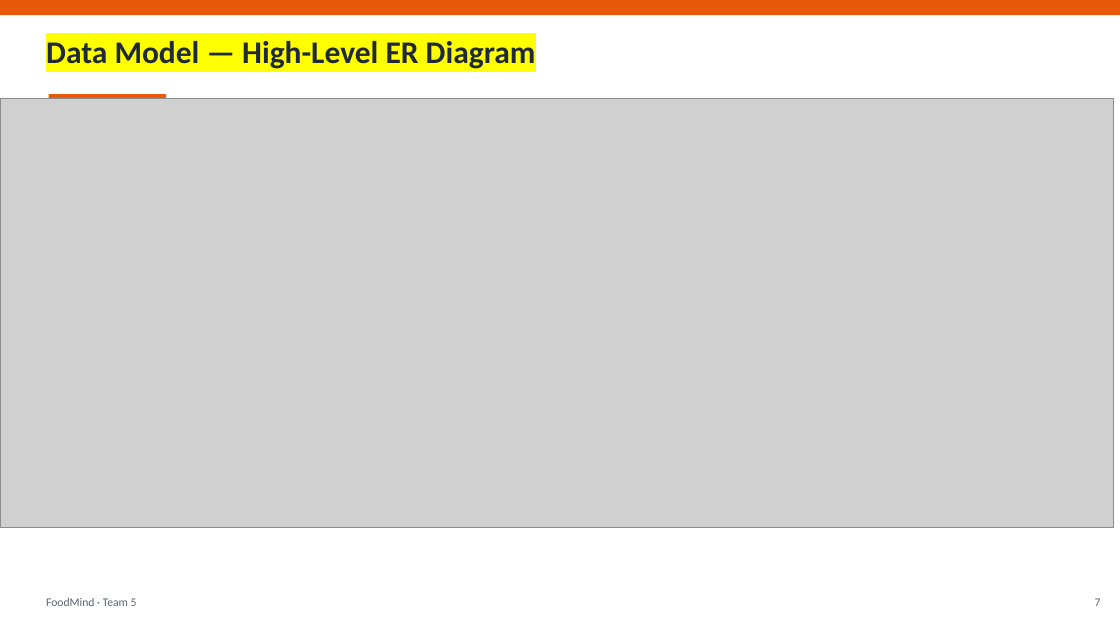
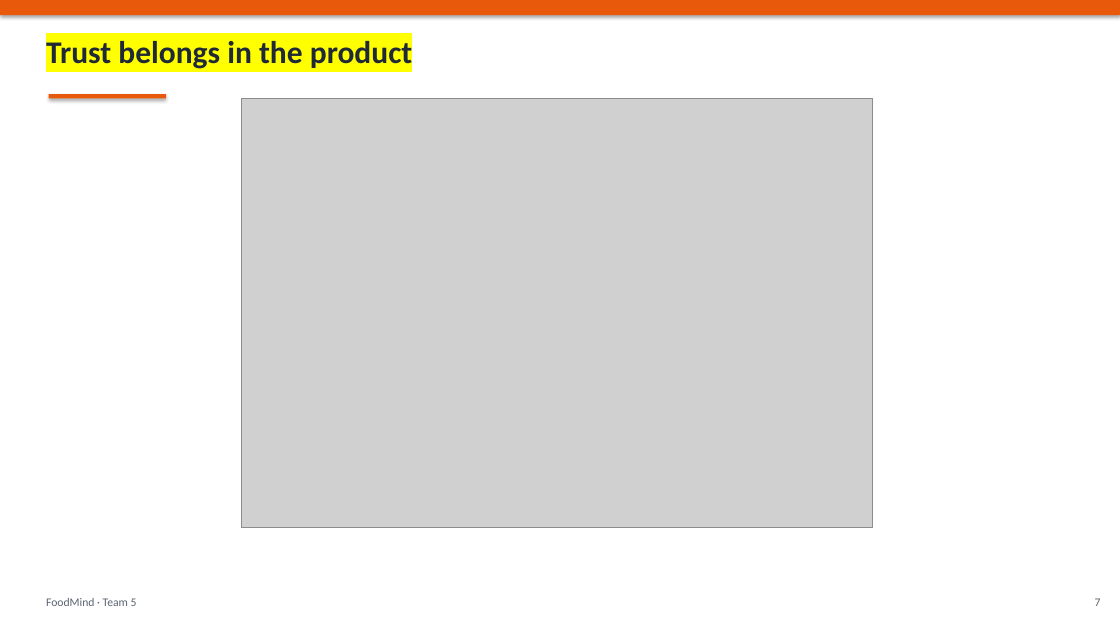
Before and after one commit to foodmind-team/foodmind-docs, a slide deck: slide 9 of presentation/slides/FoodMind_Final_Presentation.pptx. Drawn at 1120x630 pixels with LibreOffice and Linux fonts; fonts in the diff are those of the drawing; grey boxes stand for pictures. Boxes give left, top, right and bottom in pixels: in the first picture for what was removed or moved away, otherwise in the second. Text is boxed around its words. In the diff, an @@ line names an element or a change of style, - is before the commit and + after.

```diff
--- a/presentation/slides/FoodMind_Final_Presentation.pptx
+++ b/presentation/slides/FoodMind_Final_Presentation.pptx
@@ rectangle at box(0, 0, 1120, 15): shadow on @@
@@ rectangle added at box(0, 0, 1120, 630), fill #FFFFFF @@
@@ text at box(46, 41, 412, 69): text changed @@
-Data Model — High-Level ER Diagram
+Trust belongs in the product
@@ rectangle at box(49, 94, 166, 98): shadow on @@
@@ picture: place and size @@
-picture at box(0, 98, 1114, 528)
+picture at box(241, 98, 872, 528)
```
Also in this commit, not shown: 13 other slides changed, 13 slides added, 13 slides removed.
